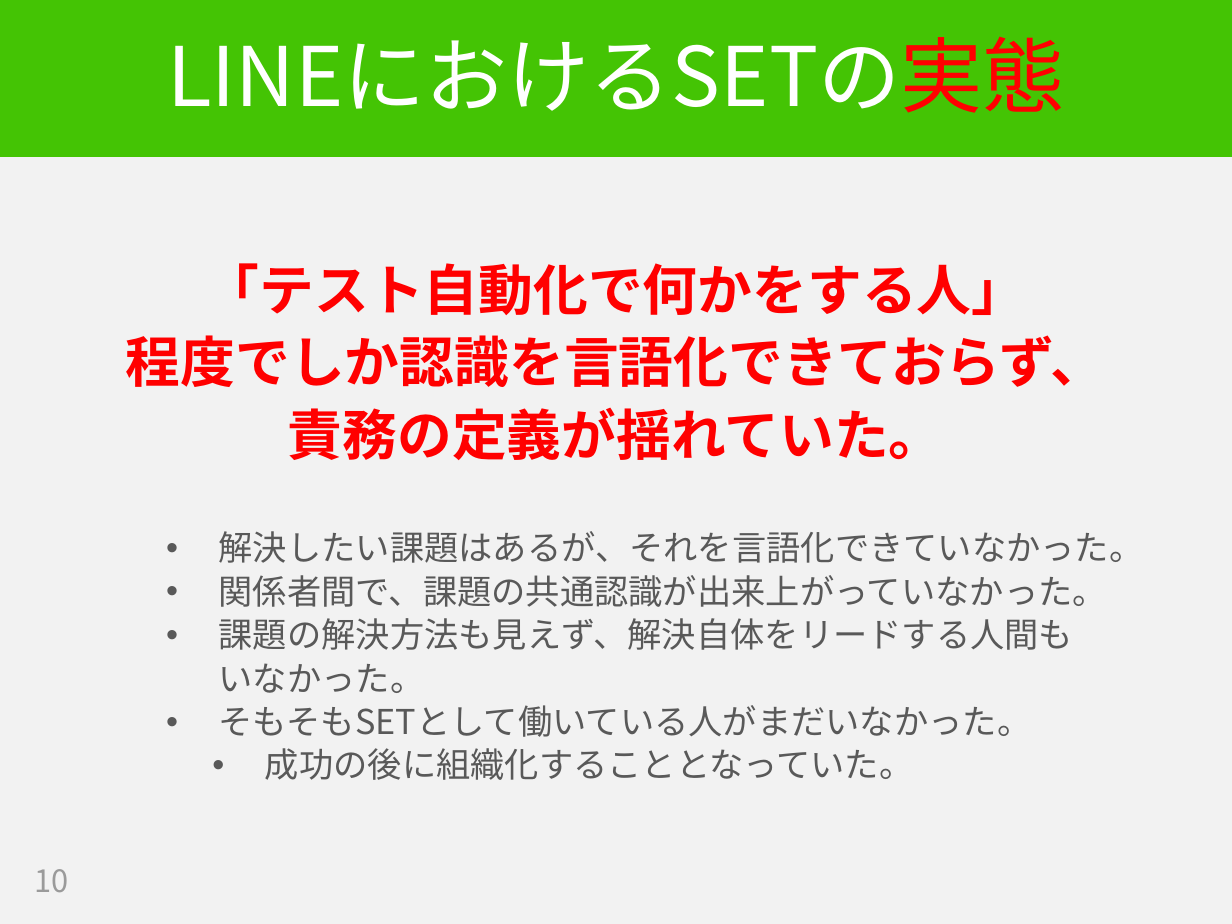
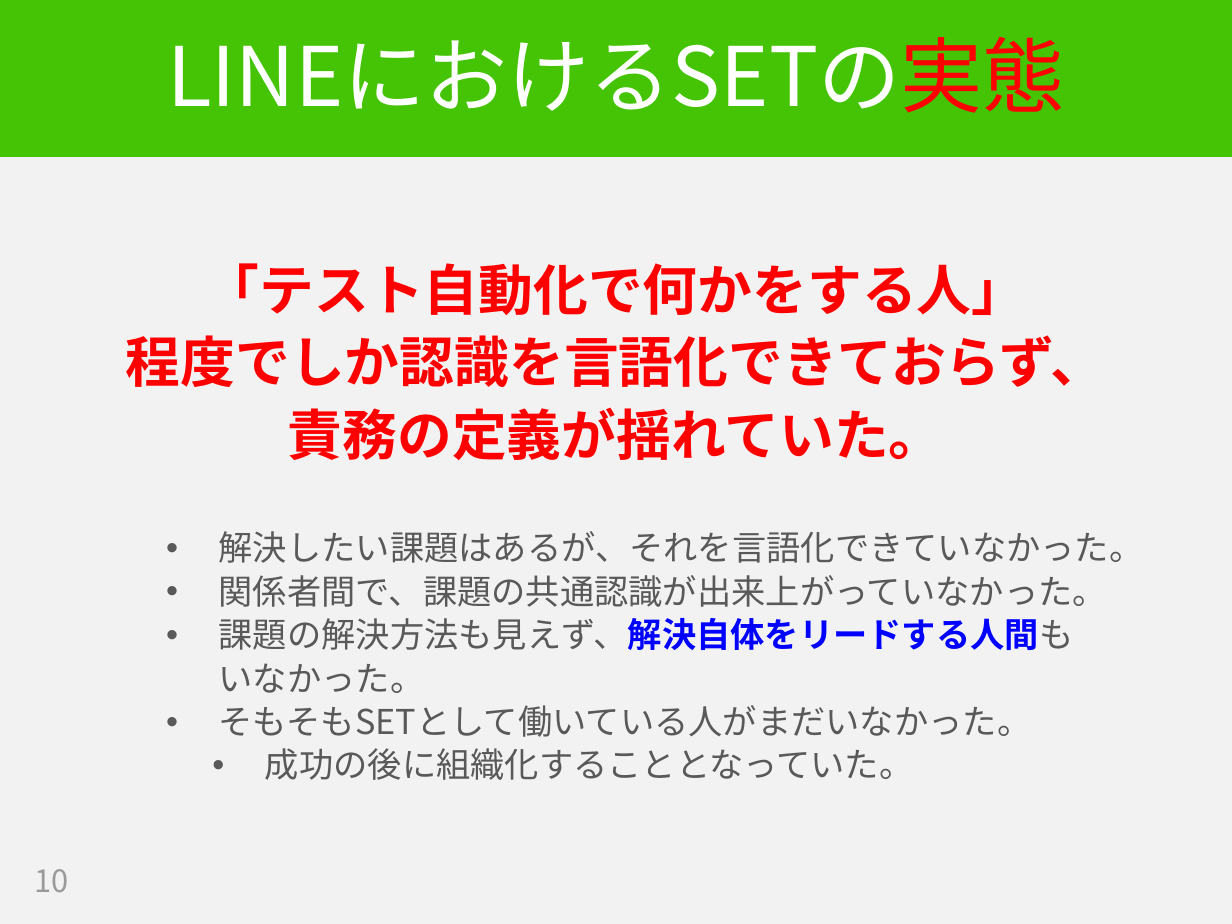
Before and after one commit to hageyahhoo/RSGT2018, a slide deck: slide 10 of SET_at_LINE_ja.pptx. Drawn at 1232x924 pixels with LibreOffice and Linux fonts; fonts in the diff are those of the drawing. Boxes give left, top, right and bottom in pixels: in the first picture for what was removed or moved away, otherwise in the second. Text is boxed around its words. In the diff, an @@ line names an element or a change of style, - is before the commit and + after.

```diff
--- a/SET_at_LINE_ja.pptx
+++ b/SET_at_LINE_ja.pptx
@@ text at (219,618,1074,650): text colour #595959 to #0000FF, bold on in "課題の解決方法も見えず、解決自体をリードする人間も" @@
```
Also in this commit, not shown: 7 other slides changed, 16 slides added, 4 slides removed.
